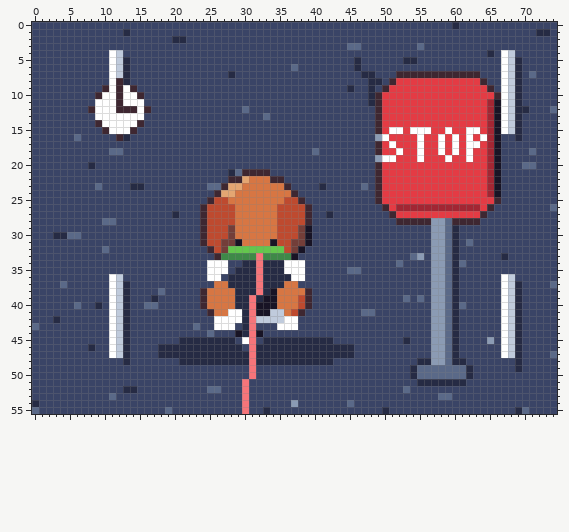
Pixel-art file, stored at art/cards/card-stop-sign-wait.aseprite. Above is the file before it was changed.
75x56 pixels, 1 frame.
New version:
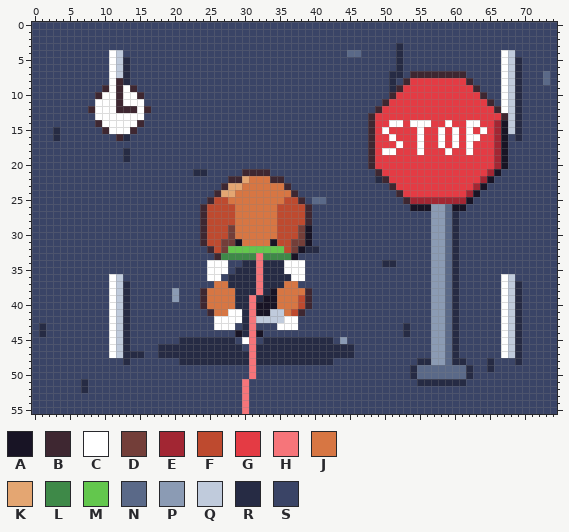
Palette (. is transparent): A #181425  B #3e2731  C #ffffff  D #733e39  E #a22633  F #be4a2f  G #e43b44  H #f6757a  J #d77643  K #e4a672  L #3e8948  M #63c74d  N #5a6988  P #8b9bb4  Q #c0cbdc  R #262b44  S #3a4466
From old to new:
Changed rows in their new state; - is an unchanged pixel.
first column x 0:
 0 ------------------------------------------------------------S--------------
 1 -------------S----------------------------------------------------------SS-
 2 --------------------SS-----------------------------------------------------
 3 ---------------------------------------------SS-----R--S-------------------
 4 ---------------------------------------------NN-----R------------S---------
 5 ----------------------------------------------S-----RSS--------------------
 6 -------------------------------------S--------S-----R----------------------
 7 ----------------------------S------------------SS--RRS--------SS-------S-N-
 8 ------------------------------------------------SS-RSB--------BSS--------N-
 9 ---------------------------------------------S--S-SRB----------BSS---------
10 ------------------------------------------------SSSB------------BSS--------
11 ------------------------------------------------SSB--------------BS--------
12 ------------------------------S----------------------------------GB---S---S
13 ---------------------------------S--------------BG---------------GGB-------
14 ------------------------------------------------BG-CC-CCC--C--CC-GEA-------
15 ---R--------------------------------------------BGCGG-G-G-CGC--GCGEA-------
16 ---R--S-----------------------------------------BGGC-----------CGGEA-------
17 ------------------------------------------------BG-GC----------G-GEA-------
18 -----------SSR--------------------------S-------BGCCG-----GCG----GEA---S---
19 -------------R----------------------------------BGGG---G---G--G--GEA-------
20 --------S---------------------------------------BG---------------GEA--SS---
21 -----------------------RR---SS---------------------------------------------
22 -------------------------------------------------RB-------------EAS--------
23 ---------S----SS---------SS--------------S-----S-SSB-----------EASS--------
24 -------------------------------------------------SSSB---------EASSS--------
25 ----------------------------------------NN-------SSSSBEEEEEEEEASSSS--------
26 --------------------------------------------------SSSSAAAPPNAASSSS--------S
27 --------------------S---------------------S--------SSSSSSPPNRSSSS----------
28 ----------SS----------------------------------------SSSSS---RSSS-----------
30 ---SSSS--------------------------------------------------------------------
31 --------------------------------------------------------------S------------
32 ----------S----------------------------RR----------------------------------
33 ------------------------------------------------------SS-----------S-------
34 --------------------------------------------------RRS--------S-------------
35 ---------------------------------------------SS----------------------------
37 ----S---------------------------------------------------------------------S
38 ------------------S-P------------------------------------------------------
39 -----------------S--P--------------------------------S-S-------------------
40 ------S--S------SS-------------------------------------------S-------------
41 -----------------------------------------------SS--------------------------
42 ---S-----------------------------------------------------------------------
43 SR---------------------S-----------------------------R---------------------
44 -R-----------------------S---------------------------R---------------------
45 --------------------------------------------P--------S-----------S---------
46 --------S------------------------------------------------------------------
47 --------------RR----------------------------------------------------------S
48 -----------------------------------------------------------------R---------
49 -----------------------------------------------------------------R---S-----
51 -------R-------------------------------------------------------------------
52 -------R-----SS----------SS--------------------------S---------------------
53 -----------S----------------------------------------------SS---------------
54 S------------------------------------S-------S-----------------------------
55 S------------------S-------------S----------------S------------------SS----
